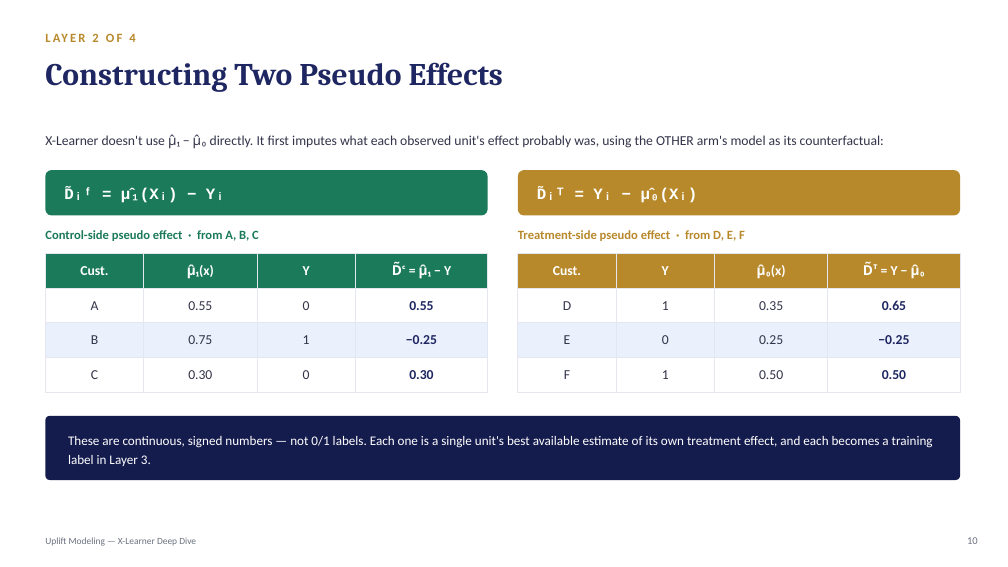
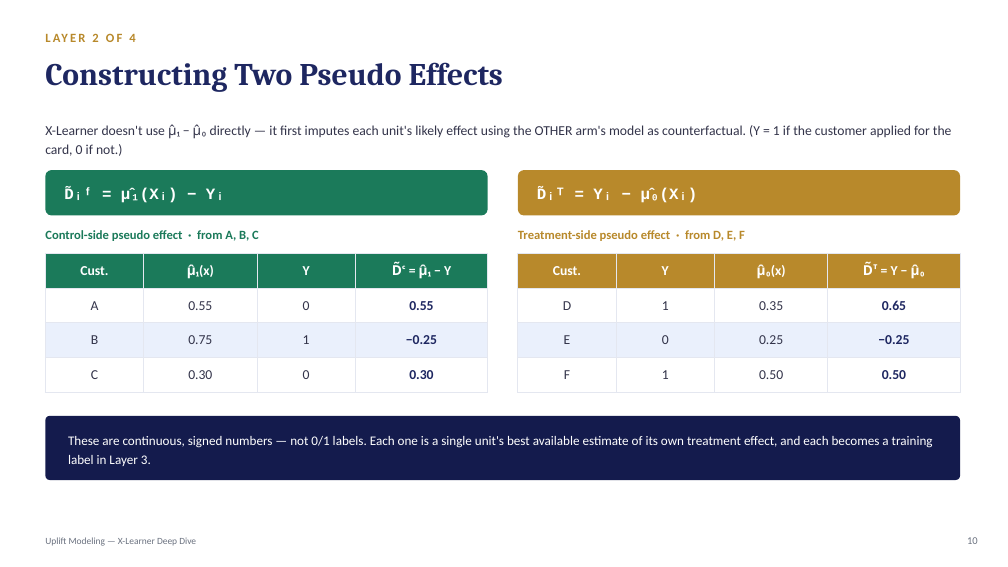
Before and after one commit to crystal1361/uplift-model, a slide deck: slide 10 of uplift_model_deck.pptx. Drawn at 1008x567 pixels with LibreOffice and Linux fonts; fonts in the diff are those of the drawing. Boxes give left, top, right and bottom in pixels: in the first picture for what was removed or moved away, otherwise in the second. Text is boxed around its words. In the diff, an @@ line names an element or a change of style, - is before the commit and + after.

```diff
--- a/uplift_model_deck.pptx
+++ b/uplift_model_deck.pptx
@@ text at (x1=45, y1=124, x2=951, y2=156): text changed @@
-X-Learner doesn't use μ̂₁ − μ̂₀ directly. It first imputes what each observed unit's effect probably was, using the OTHER arm's model as its counterfactual:
+X-Learner doesn't use μ̂₁ − μ̂₀ directly — it first imputes each unit's likely effect using the OTHER arm's model as counterfactual. (Y = 1 if the customer applied for the card, 0 if not.)
```
Also in this commit, not shown: 5 other slides changed, 1 other file.
